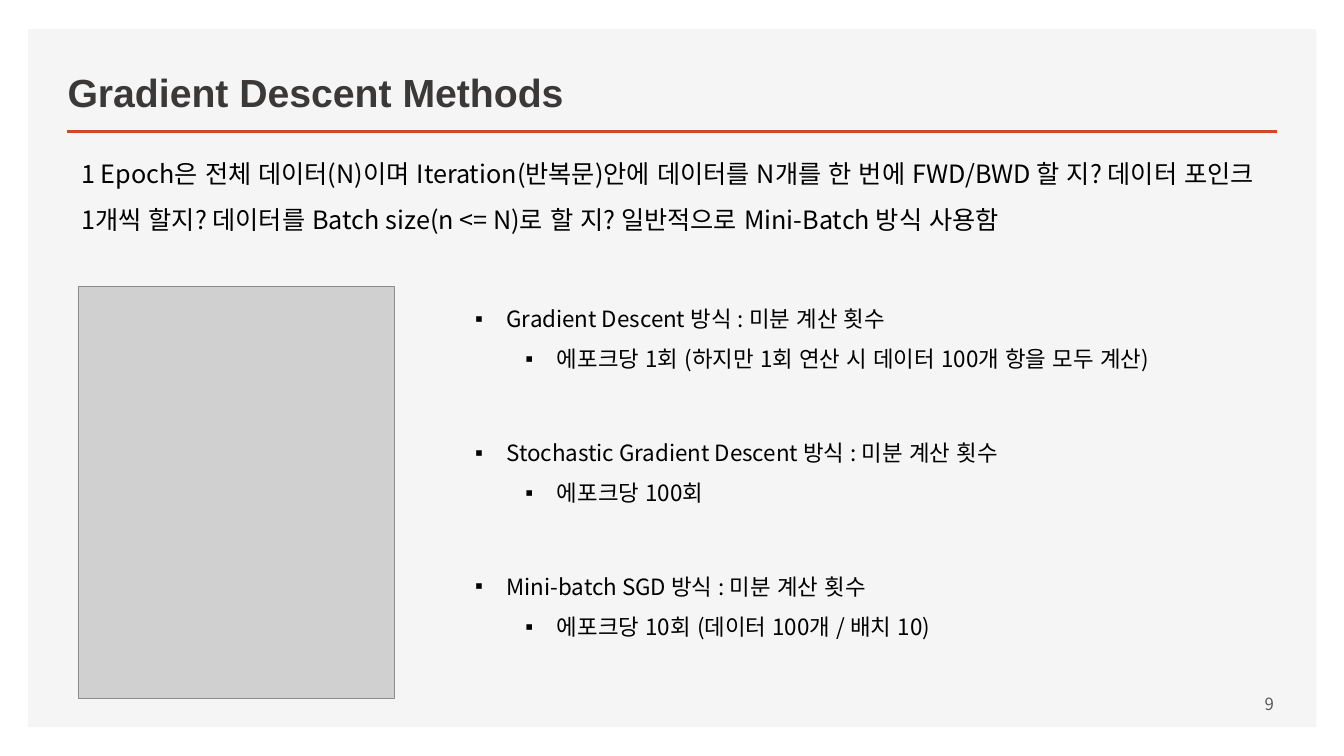
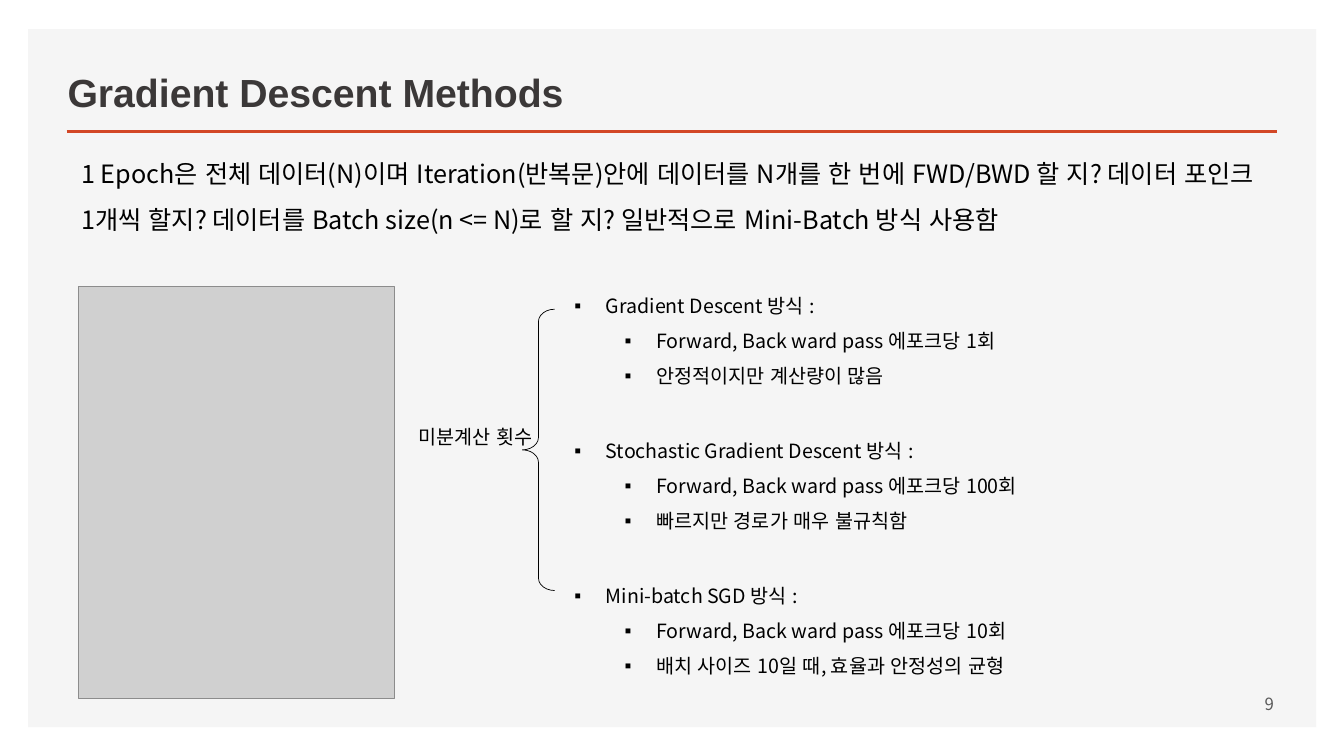
Before and after one commit to ancestor9/mathematics-for-machine-learning, a slide deck: slide 9 of Linear_Algebra/w5_03_Deep_Learning_with_pytorch.pptx. Drawn at 1344x756 pixels with LibreOffice and Linux fonts; fonts in the diff are those of the drawing; grey boxes stand for pictures. Boxes give left, top, right and bottom in pixels: in the first picture for what was removed or moved away, otherwise in the second. Text is boxed around its words. In the diff, an @@ line names an element or a change of style, - is before the commit and + after.

```diff
--- a/Linear_Algebra/w5_03_Deep_Learning_with_pytorch.pptx
+++ b/Linear_Algebra/w5_03_Deep_Learning_with_pytorch.pptx
@@ text at (x1=606, y1=296, x2=995, y2=385): text changed; size 16 to 14 pt @@
-▪ Gradient Descent 방식 : 미분 계산 횟수
-  ▪ 에포크당 1회 (하지만 1회 연산 시 데이터 100개 항을 모두 계산)
+▪ Gradient Descent 방식 :
+  ▪ Forward, Back ward pass 에포크당 1회
+  ▪ 안정적이지만 계산량이 많음
@@ left brace added at (x1=522, y1=310, x2=555, y2=591), outline #000000 0.5 pt @@
@@ text added at (x1=419, y1=427, x2=533, y2=450), 14 pt, text #000000 @@
+미분계산 횟수
@@ text at (x1=606, y1=441, x2=1017, y2=530): text changed; size 16 to 14 pt @@
-▪ Stochastic Gradient Descent 방식 : 미분 계산 횟수
-  ▪ 에포크당 100회
+▪ Stochastic Gradient Descent 방식 :
+  ▪ Forward, Back ward pass 에포크당 100회
+  ▪ 빠르지만 경로가 매우 불규칙함
@@ text at (x1=606, y1=586, x2=1006, y2=677): text changed; size 16 to 14 pt @@
-▪ Mini-batch SGD 방식 : 미분 계산 횟수
-  ▪ 에포크당 10회 (데이터 100개 / 배치 10)
+▪ Mini-batch SGD 방식 :
+  ▪ Forward, Back ward pass 에포크당 10회
+  ▪ 배치 사이즈 10일 때, 효율과 안정성의 균형
```
Also in this commit, not shown: 5 other slides changed, 1 slide added.
